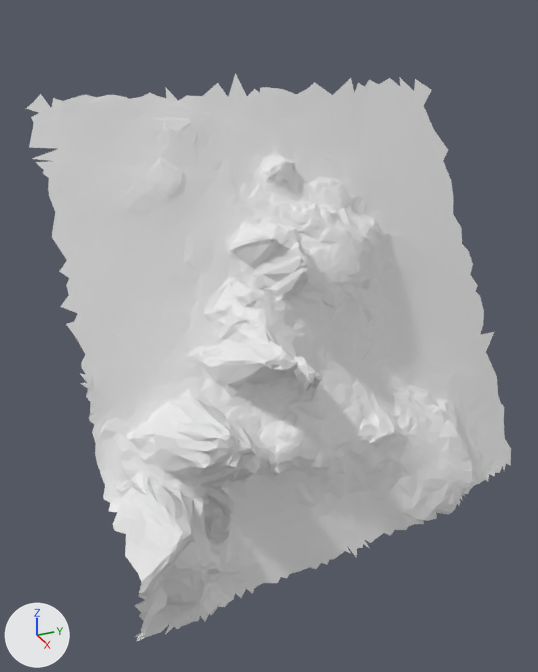
The glTF model moon small_tiles/tile_118.glb, before and after one commit.
Rendered twice from a 50 mm lens placed at (32.58, -0.96, 15.33), pointed at (26.05, 1.98, 12.06). The lights are fixed; the arrows at lower left show +X, +Y and +Z. The picture after the commit comes second. Vertices at exactly the same position are counted once.

Objects in the first picture: 't118'.
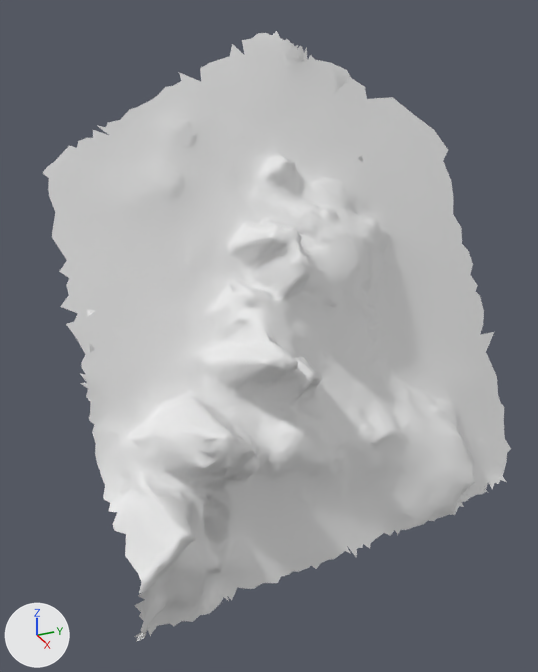
Location of each change, [x1, y1, x2, y2] in pixels of the pictures (538 x 672 px; the box of a moved part takes in the faces that stretch with it):
't118', reshaped (7% taller): before [26, 73, 511, 642]; after [43, 31, 511, 642]
part 1 of me_t118, moved or reshaped: before [26, 77, 433, 170]; after [157, 31, 358, 101]
part 2 of me_t118, built on: before [506, 450, 511, 466]; after [365, 466, 506, 548]
part 3 of me_t118, deleted: before [135, 560, 329, 642]

The change, as a diff of the scene's bpy script:
```diff
--- a/moon small_tiles/tile_118.glb.py
+++ b/moon small_tiles/tile_118.glb.py
@@ me_t118 @@
 # used by ob_t118; location = (0.0, 0.0, 0.0)
-me_t118.from_pydata(...)  # 4125 vertices, 8007 faces; spans x 24.37..28.0, y -0.09..5.28, z 9.78..14.56
+me_t118.from_pydata(...)  # 4136 vertices, 8037 faces; spans x 24.43..28.0, y -0.09..5.28, z 9.7..14.97
+# me_t118 part 1
+# 69 vertices are removed from x 24.37..25.25, y -0.09..4.99, z 13.9..14.48
+# 125 faces are deleted
+# 74 vertices are added at x 24.43..24.85, y 1.46..3.68, z 14.36..14.97
+# 134 new faces join them
+# me_t118 part 2
+# 1 vertex is removed from x 26.49, y 5.21, z 9.79
+# 2 faces are deleted
+# 23 vertices are added at x 26.6..27.13, y 3.06..5.02, z 9.7..9.92
+# 50 new faces join them
+# me_t118 part 3
+# 16 vertices are removed from x 27.28..27.57, y -0.02..2.1, z 9.91..10.05
+# 27 faces are deleted
```
